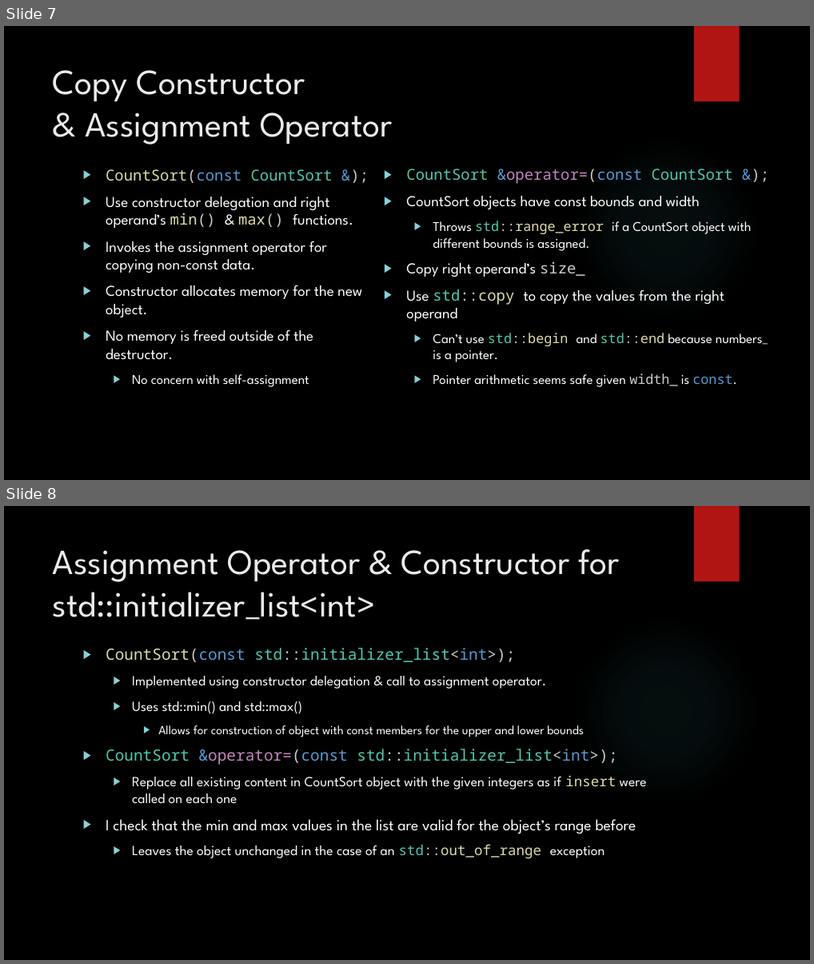
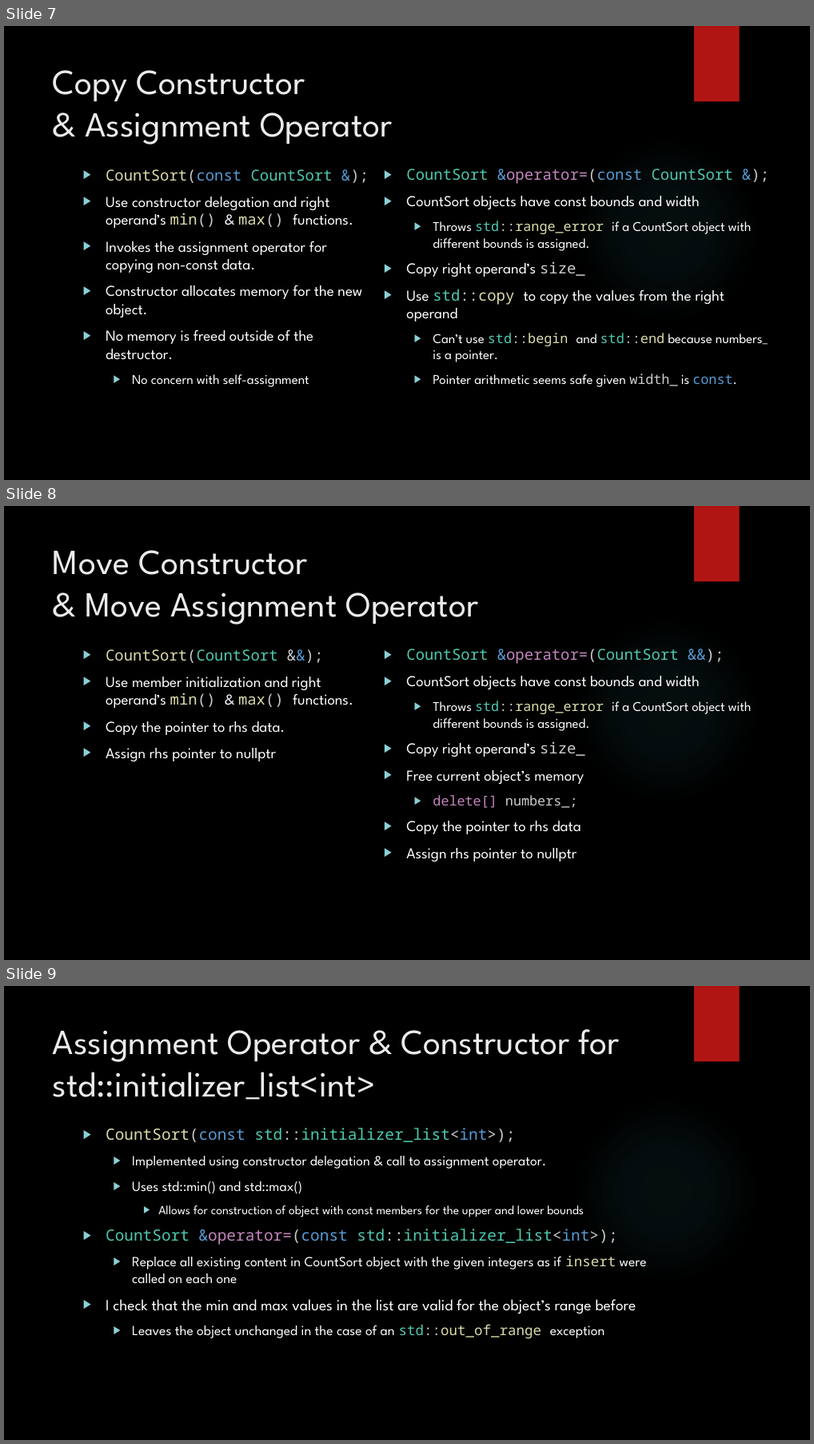
Before and after one commit to dgaron/cs253, a slide deck: Presentation/HW7_presentation.pptx. Shown one above the other, each under a label of ours: slides 7 and 8 before the commit, slides 7, 8 and 9 after it. The pictures are 814x964 and 814x1444 pixels, drawn with LibreOffice and Linux fonts; fonts in the diff are those of the drawing; background and template pictures are left out. Boxes give left, top, right and bottom in pixels: in the first picture for what was removed or moved away, otherwise in the second. Text is boxed around its words. In the diff, an @@ line names an element or a change of style, - is before the commit and + after.

Commit message:
Add slide for move constructor & move assignment operator

```diff
--- a/Presentation/HW7_presentation.pptx
+++ b/Presentation/HW7_presentation.pptx
@@ slide 8 added at (4, 506, 810, 960), background picture (left out); not listed: 2 template elements that a slide beside it also shows @@
@@ title added at (53, 550, 478, 624), 42 pt, text #EBEBEB @@
+Move Constructor
+& Move Assignment Operator
@@ text added at (106, 649, 354, 761), 18 pt, text #FFFFFF @@
+▶ CountSort(CountSort &&);
+▶ Use member initialization and right operand’s min() & max() functions.
+▶ Copy the pointer to rhs data.
+▶ Assign rhs pointer to nullptr
@@ text added at (406, 648, 752, 861), 18 pt, text #FFFFFF @@
+▶ CountSort &operator=(CountSort &&);
+▶ CountSort objects have const bounds and width
+  ▶ Throws std::range_error if a CountSort object with different bounds is assigned.
+▶ Copy right operand’s size_
+▶ Free current object’s memory
+  ▶ delete[] numbers_;
+▶ Copy the pointer to rhs data
+▶ Assign rhs pointer to nullptr
@@ what was slide 8 is now slide 9 @@
```
